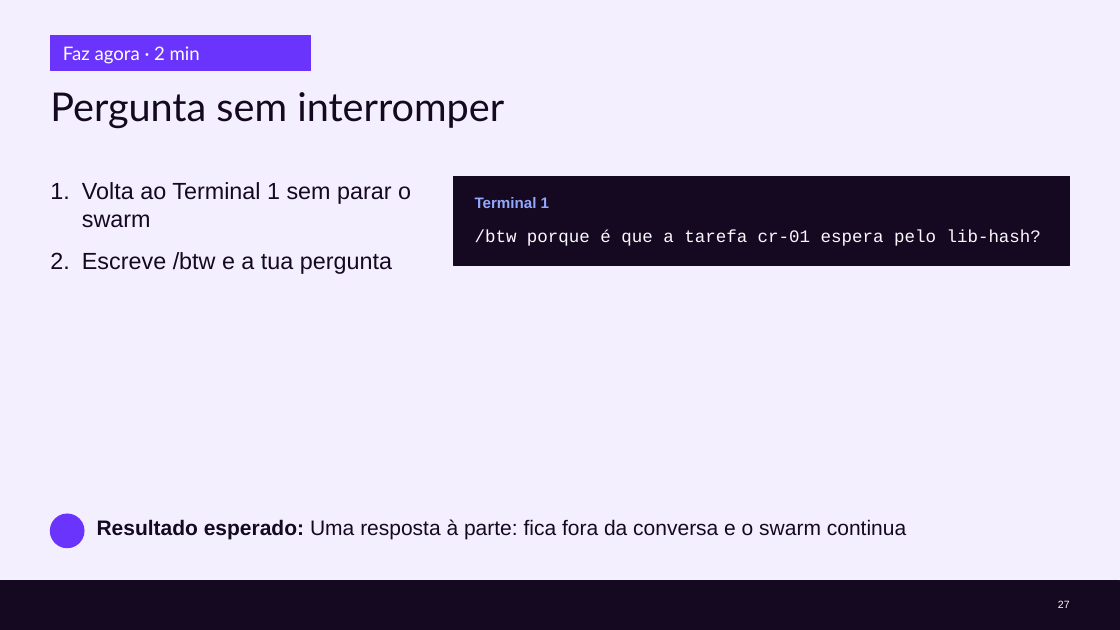
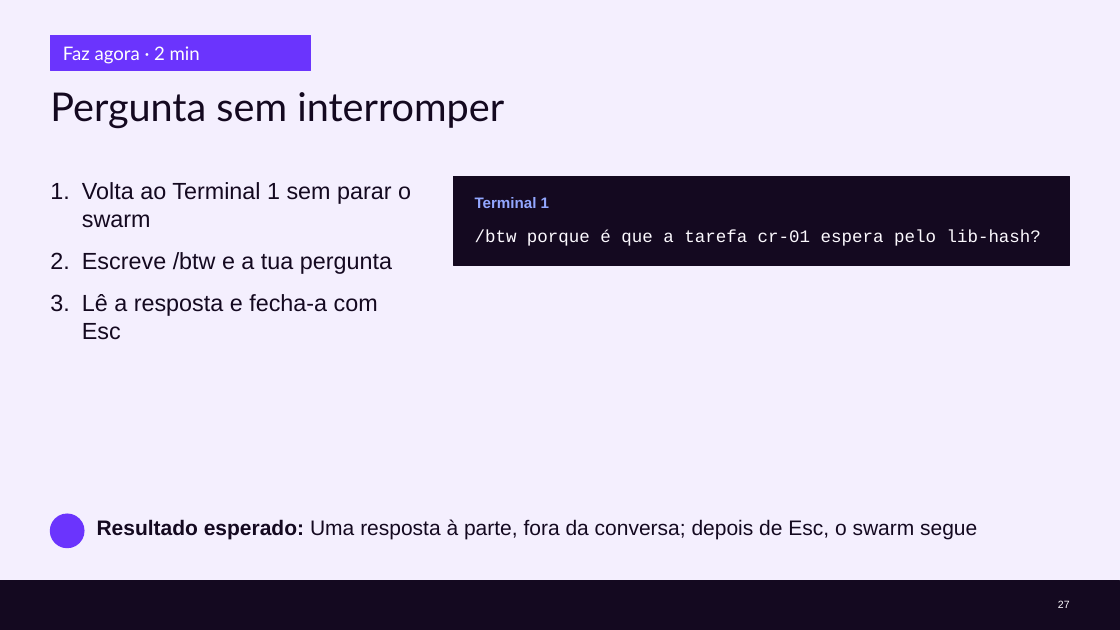
Before and after one commit to cx-guilherme-pinto/workshop-claude, a slide deck: slide 27 of slides/workshop.pptx. Drawn at 1120x630 pixels with LibreOffice and Linux fonts; fonts in the diff are those of the drawing; background and template pictures are left out. Boxes give left, top, right and bottom in pixels: in the first picture for what was removed or moved away, otherwise in the second. Text is boxed around its words. In the diff, an @@ line names an element or a change of style, - is before the commit and + after.

```diff
--- a/slides/workshop.pptx
+++ b/slides/workshop.pptx
@@ text at [82, 294, 378, 340]: paragraph added @@
+3. Lê a resposta e fecha-a com Esc
@@ text at [97, 519, 977, 539]: text changed @@
-Resultado esperado: Uma resposta à parte: fica fora da conversa e o swarm continua
+Resultado esperado: Uma resposta à parte, fora da conversa; depois de Esc, o swarm segue
```
Also in this commit, not shown: 12 other slides changed, 52 other files.
